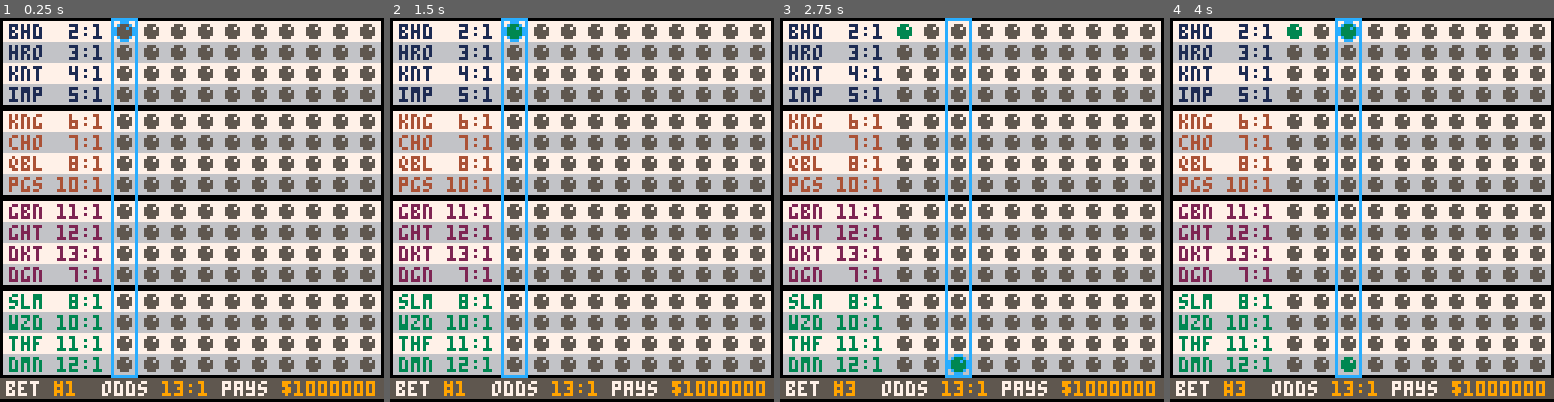
Above: before the commit, frames 1-4 (left to right).
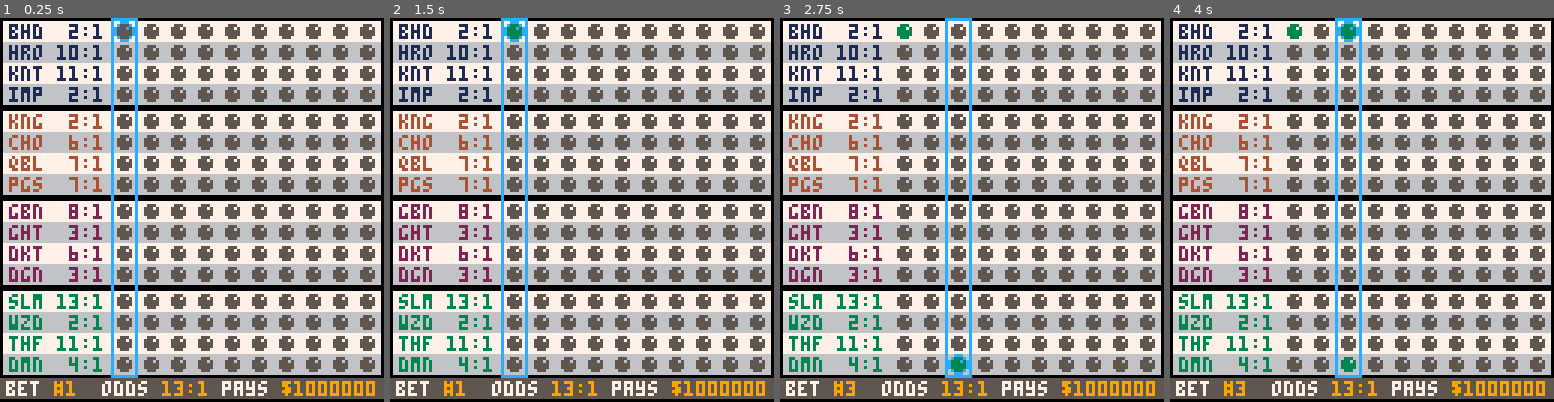
Above: after the commit, the same moments.

Repository: suspicious-smoke/club-bets-pico8
Game: PICO-8 cartridge club-bets.p8
Two runs of this game, one before a commit and one after it. Both use one fixed random seed, a clock stepped at 60 frames per second and the inputs below.
Inputs:
- Up to frame 1 (0.25 s): no input
- Up to frame 2 (1.5 s): tap X (X key) at 0.33, 1.07 s; tap O (Z key) at 0.7 s
- Up to frame 3 (2.75 s): hold Right 1.6-2.1 s; tap O (Z key) at 1.7, 2.1, 2.5 s; tap X (X key) at 1.85 s; hold Up 2.15-2.42 s; hold Right from 2.47 s (still down)
- Up to frame 4 (4 s): tap O (Z key) at 2.9, 3.3, 3.7 s; tap X (X key) at 2.97 s; release Right at 3.03 s; hold Left 3.08-3.58 s; hold Down 3.63-3.97 s

The runs differ from the first frame. In frame 1, 0.9% of the frame differs, in the area x 14-21%, y 7-93%; in frame 2, 0.9%; in frame 3, 0.9%; in frame 4, 0.9%.

Commit message:
fix arena bet_odds bug

Diff:
--- a/club-bets.p8
+++ b/club-bets.p8
@@ -24,14 +24,14 @@
 
 	players={
 		--{name,abreiv,strength,{categories}}
-		{"slime","slm",1},
-		{"knight","knt",2},
-		{"dark knight","dkt",3},
-		{"dragon","dgn",5},
-		{"pegasus","pgs",6},
-		{"demon","dmn",7},
-		{"imp","imp",8},
-		{"wizard","wzd",9},
+		{"slime","slm",10},
+		{"knight","knt",11},
+		{"dark knight","dkt",12},
+		{"dragon","dgn",13},
+		{"pegasus","pgs",14},
+		{"demon","dmn",15},
+		{"imp","imp",16},
+		{"wizard","wzd",17},
 		{"goblin","gbn",10},
 		{"thief","thf",11},
 		{"hero","hro",12},
@@ -39,7 +39,7 @@
 		{"quibble","qbl",14},
 		{"chao","cho",15},
 		{"behold","bhd",16},
-		{"king","kng",18},
+		{"king","kng",17},
 	}
 	arenas={}
 	odds={}
@@ -54,8 +54,9 @@
 
 	_upd=blank
 	_drw=blank
+	fill_arenas()
 	init_quickbetpage()
-	fill_arenas()
+
 end
 
 function blank() end
@@ -67,12 +68,24 @@
 	--update_fx()--particles
 end
 
+function odds_debug()
+	local gc={1,4,2,3}--arena text colors
+	gc_ind=1--color index
+	g_off=0--space between arenas
+	for i=1,16 do
+		print(bet_odds[i]..":1",24,i*8-6,gc[gc_ind])
+		print(players[arenas[i]][1],50,i*8-6,gc[gc_ind])
+		print(odds[i].."%",10,i*8-6,gc[gc_ind])
+		if i%4==0 then
+			gc_ind+=1
+			g_off+=2
+		end
+	end
+end
+
 function _draw()
 	cls()
-	-- for i=1,16 do
-	-- 	print(bet_odds[i]..":1",10,i*8-6,5)
-	-- 	print(players[arenas[i]][1],30,i*8-6,6)
-	-- end
+
 	_drw()
 
 	--debug
@@ -215,12 +228,14 @@
 
 function get_bet_odds()
 	bet_odds={}
-	for odd_index=1,16 do
-		local _percs={40,30,25,20,15,10,7, 5, 3, 4, 1}
+	for oi=1,16 do--odds index
+		local _percs={40,30,25,20,15,10,7, 5, 3, 4, 0}
 		local _podds={2, 3, 4, 5, 6, 7, 8,10,11,12,13}
+		local found=false
 		for i=1,#_percs do
-			if odds[odd_index]>=_percs[i] then
+			if odds[oi]>=_percs[i] and not found then
 				add(bet_odds,_podds[i])
+				found=true
 			end
 		end
 	end
